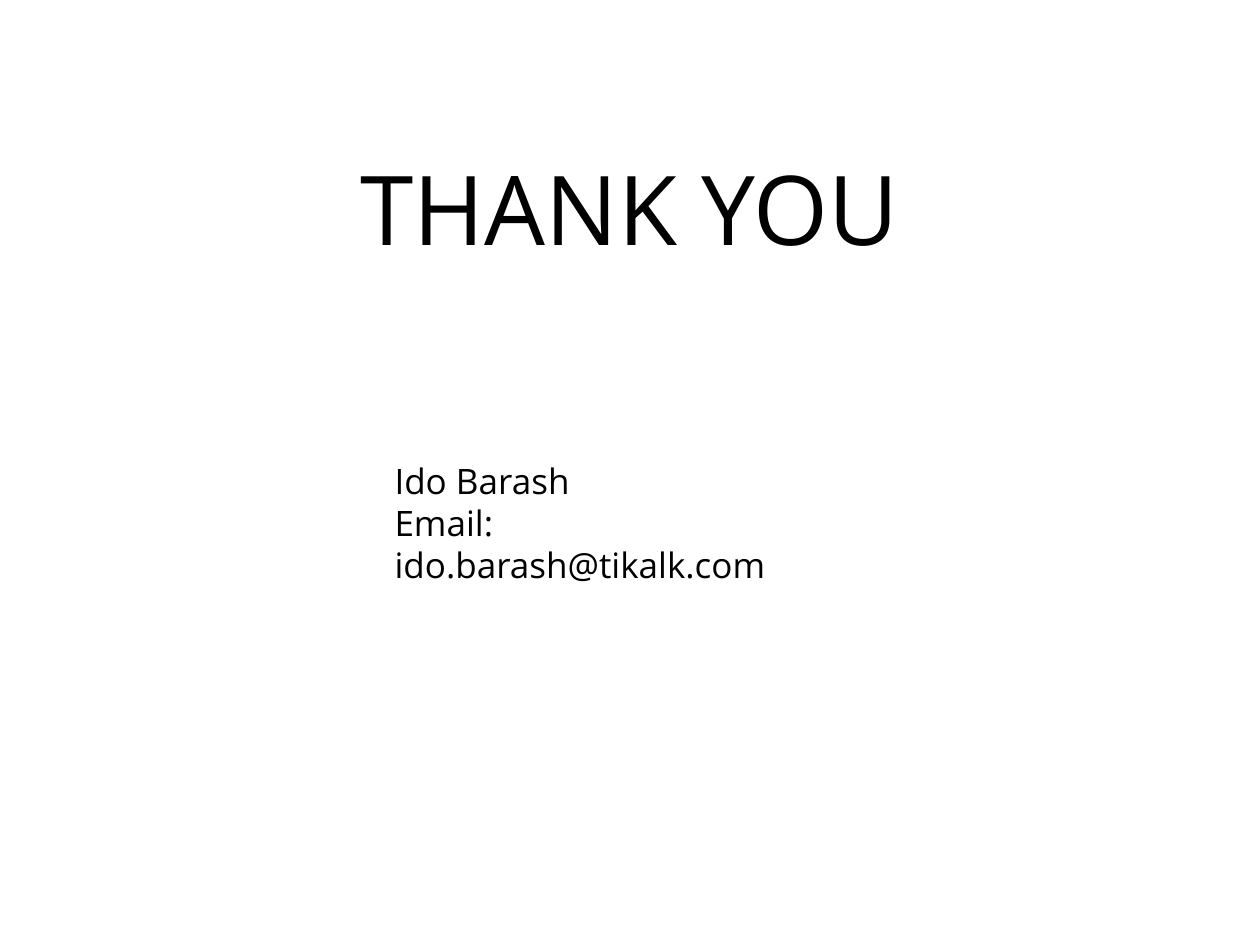
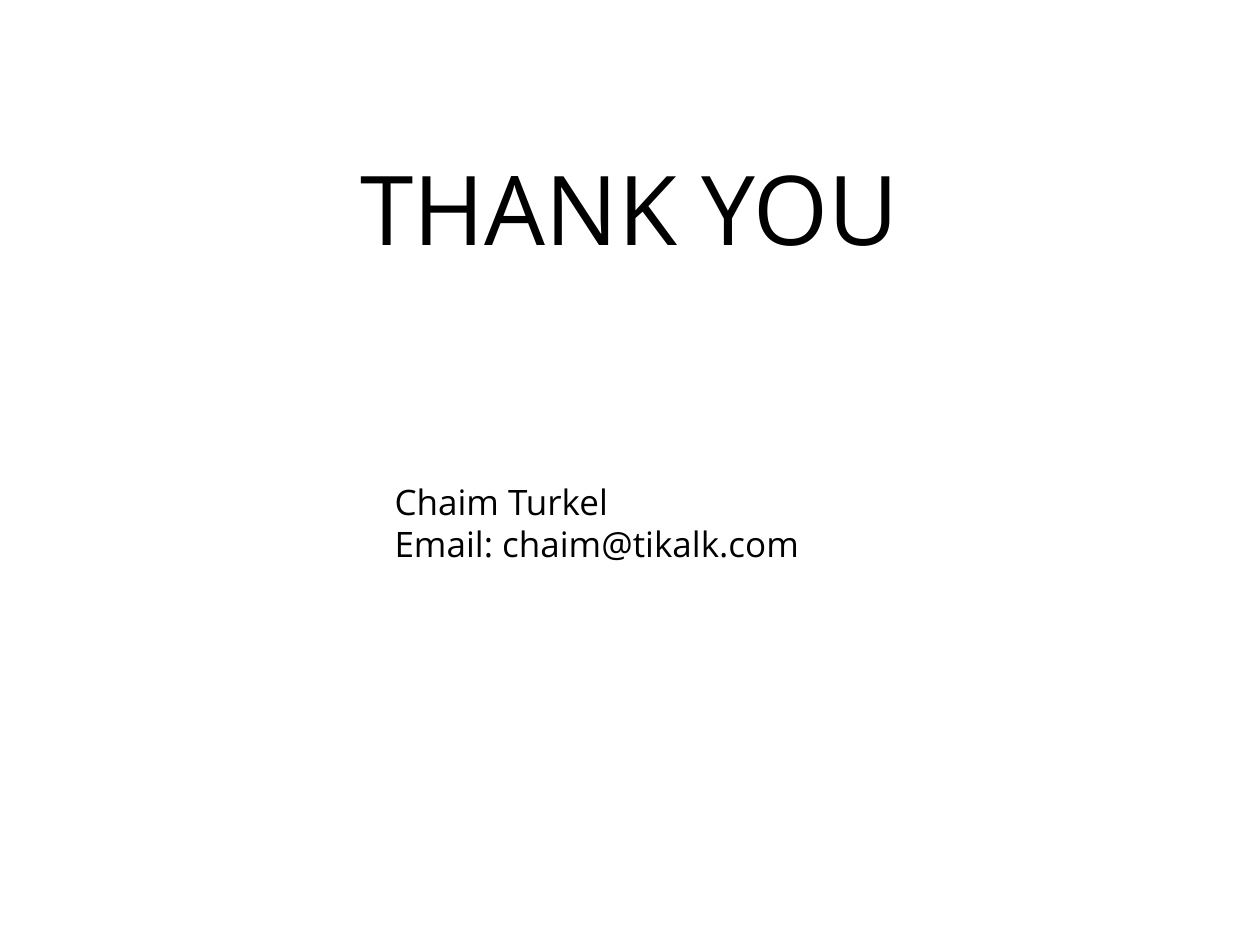
Before and after one commit to chaimt/Tikal-Java-RoadMap, a slide deck: slide 65 of Presentations/3b - Maven.pptx (slide 67 before the commit). Drawn at 1260x945 pixels with LibreOffice and Linux fonts; fonts in the diff are those of the drawing; background and template pictures are left out. Boxes give left, top, right and bottom in pixels: in the first picture for what was removed or moved away, otherwise in the second. Text is boxed around its words. In the diff, an @@ line names an element or a change of style, - is before the commit and + after.

```diff
--- a/Presentations/3b - Maven.pptx
+++ b/Presentations/3b - Maven.pptx
@@ text at [395, 488, 799, 560]: text changed @@
-Ido Barash
-Email: ido.barash@tikalk.com
+Chaim Turkel
+Email: chaim@tikalk.com
```
Also in this commit, not shown: 2 slides removed, 3 other files.
